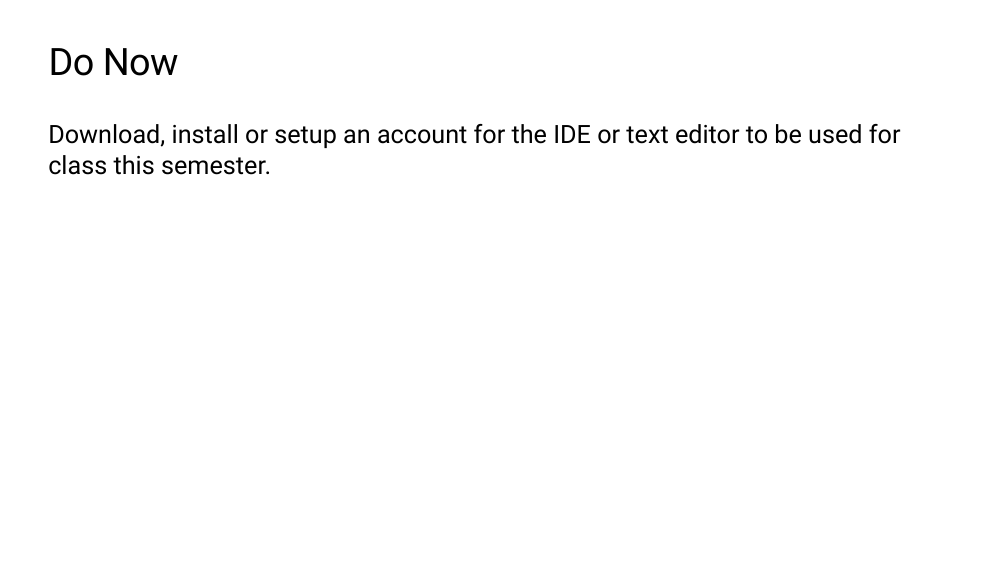
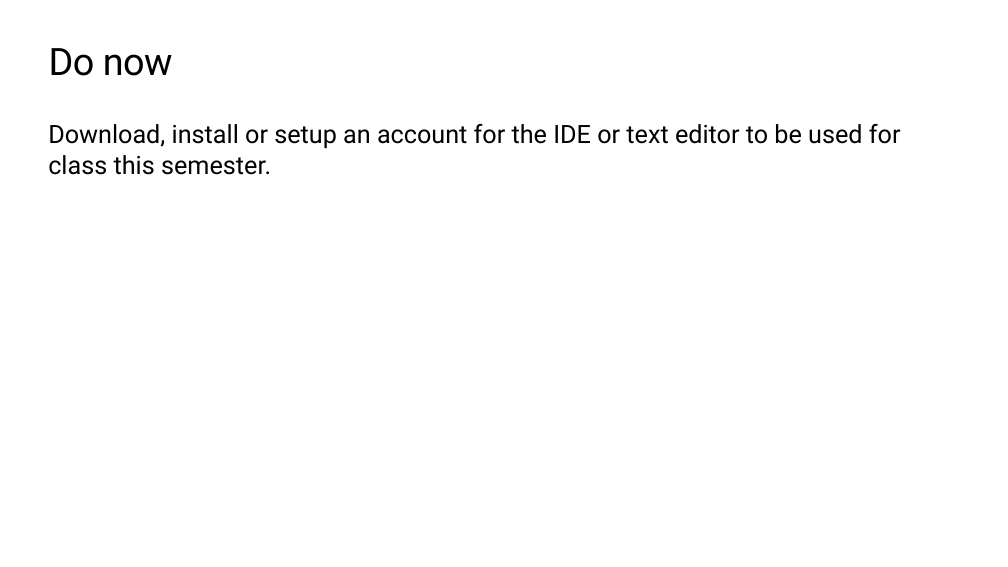
Before and after one commit to TEALSK12/2nd-semester-introduction-to-computer-science, a slide deck: slide 4 of units/1_unit/slidedecks/Intro Python 1.01 TEALS.pptx. Drawn at 1008x567 pixels with LibreOffice and Linux fonts; fonts in the diff are those of the drawing; background and template pictures are left out. Boxes give left, top, right and bottom in pixels: in the first picture for what was removed or moved away, otherwise in the second. Text is boxed around its words. In the diff, an @@ line names an element or a change of style, - is before the commit and + after.

```diff
--- a/units/1_unit/slidedecks/Intro Python 1.01 TEALS.pptx
+++ b/units/1_unit/slidedecks/Intro Python 1.01 TEALS.pptx
@@ title at box(49, 48, 173, 76): text changed @@
-Do Now
+Do now
```
Also in this commit, not shown: 8 other slides changed.
